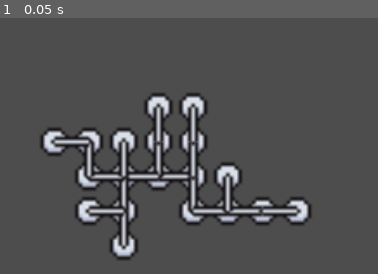
Above: before the commit, frame 1.
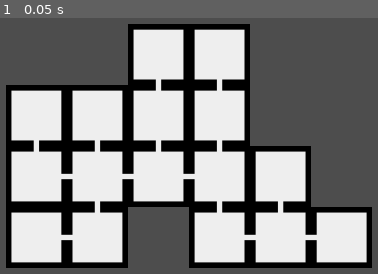
Above: after the commit, the same moment.

Repository: ruibli/Symphony-of-Sin
Game: Godot game, scene res://Dungeon Tester.tscn
The game is run twice, just before and just after one commit, with the same random seed, the same clock (stepped at 60 frames per second) and the same inputs.
Inputs:
- Up to frame 1 (0.05 s): no input

The runs differ from the first frame. In frame 1, 60% of the frame differs, in the area x 1-99%, y 2-98%.

Commit message:
looks good now

Diff:
--- a/Dungeon Tester.gd
+++ b/Dungeon Tester.gd
@@ -1,8 +1,8 @@
 extends Node2D
 
 var dungeon = {}
-var node_sprite = load("res://map_nodes1.png")
-var branch_sprite = load("res://map_nodes3.png")
+var node_sprite = load("res://assets/levels/castle/castle_center.png")
+var branch_sprite = load("res://assets/levels/castle/castle_path.png")
 
 @onready var map_node = $MapNode
 
@@ -20,18 +20,18 @@
 		temp.texture = node_sprite
 		map_node.add_child(temp)
 		temp.z_index = 0
-		temp.position = i * 10
+		temp.position = i * 352
 		var c_rooms = dungeon.get(i).connected_rooms
 		if(c_rooms.get(Vector2(1, 0)) != null):
 			temp = Sprite2D.new()
 			temp.texture = branch_sprite
 			map_node.add_child(temp)
 			temp.z_index = 1
-			temp.position = i * 10 + Vector2(5, 0.5)
+			temp.position = i * 352 + Vector2(176, 0.5)
 		if(c_rooms.get(Vector2(0, 1)) != null):
 			temp = Sprite2D.new()
 			temp.texture = branch_sprite
 			map_node.add_child(temp)
 			temp.z_index = 1
 			temp.rotation_degrees = 90
-			temp.position = i * 10 + Vector2(-0.5, 5)
+			temp.position = i * 352 + Vector2(-0.5, 176)
--- a/Dungeon Tester.tscn
+++ b/Dungeon Tester.tscn
@@ -6,6 +6,6 @@
 script = ExtResource("1")
 
 [node name="Camera2D" type="Camera2D" parent="."]
-zoom = Vector2(5, 5)
+zoom = Vector2(0.25, 0.25)
 
 [node name="MapNode" type="Node2D" parent="."]
--- a/dungeon_generation.gd
+++ b/dungeon_generation.gd
@@ -2,8 +2,8 @@
 
 var room = preload("res://Room.tscn")
 
-var min_number_rooms = 10
-var max_number_rooms = 20
+var min_number_rooms = 8
+var max_number_rooms = 16
 
 var generation_chance = 20
 
--- a/project.godot
+++ b/project.godot
@@ -21,4 +21,5 @@
 
 [rendering]
 
+textures/canvas_textures/default_texture_filter=0
 environment/defaults/default_environment="res://default_env.tres"
Renamed: icon.png -> assets/important/icon.png
Not shown, changed: assets/important/icon.png.import
Binary file added: assets/levels/castle/castle_center.png
Not shown, changed: assets/levels/castle/castle_center.png.import
Binary file added: assets/levels/castle/castle_path.png
Not shown, changed: assets/levels/castle/castle_path.png.import
Binary file removed: map_nodes1.png
Binary file removed: map_nodes3.png
